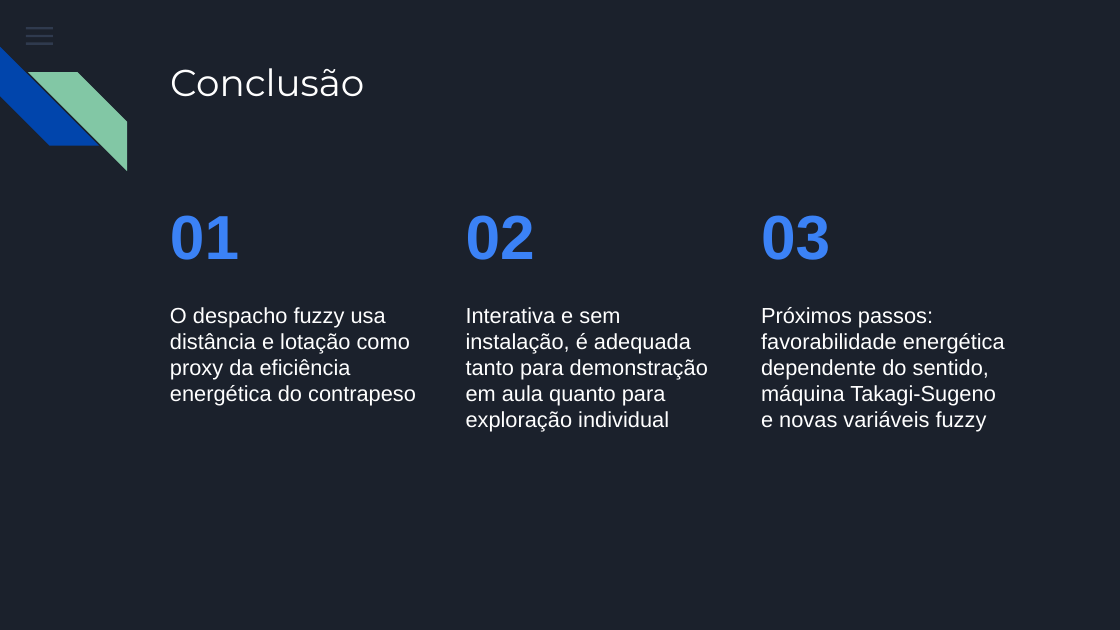
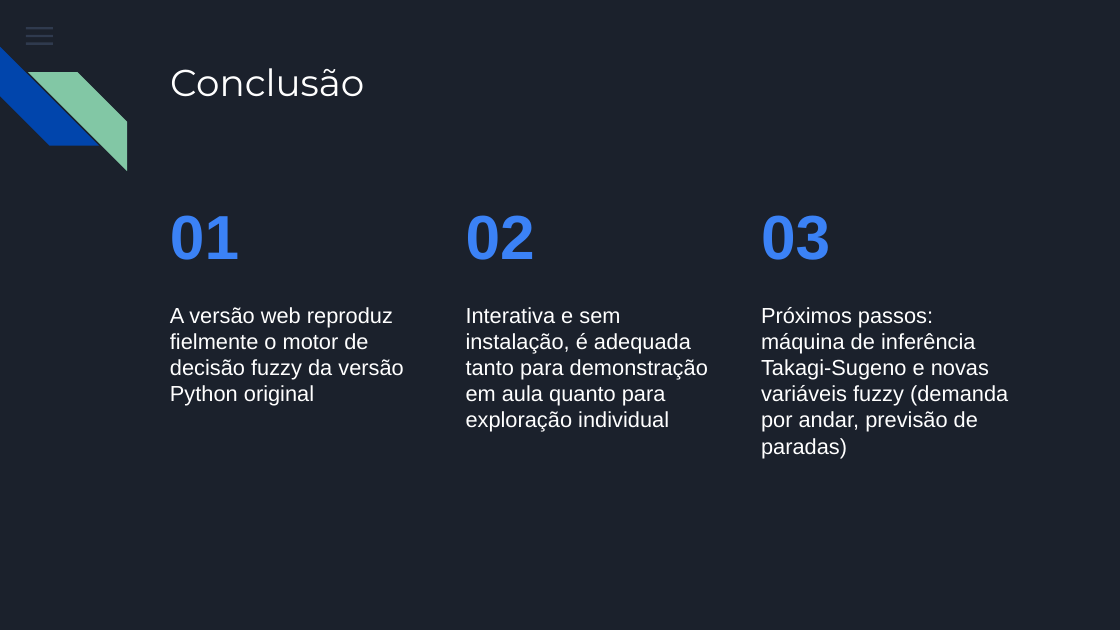
Before and after one commit to Henriqueanjos12/elevadores-fuzzy-web, a slide deck: slide 17 of Apresentacao_Elevadores_Fuzzy_Web.pptx. Drawn at 1120x630 pixels with LibreOffice and Linux fonts; fonts in the diff are those of the drawing. Boxes give left, top, right and bottom in pixels: in the first picture for what was removed or moved away, otherwise in the second. Text is boxed around its words. In the diff, an @@ line names an element or a change of style, - is before the commit and + after.

```diff
--- a/Apresentacao_Elevadores_Fuzzy_Web.pptx
+++ b/Apresentacao_Elevadores_Fuzzy_Web.pptx
@@ text at [170,307,403,406]: text changed @@
-O despacho fuzzy usa distância e lotação como proxy da eficiência energética do contrapeso
+A versão web reproduz fielmente o motor de decisão fuzzy da versão Python original
@@ text at [761,307,1008,458]: text changed @@
-Próximos passos: favorabilidade energética dependente do sentido, máquina Takagi-Sugeno e novas variáveis fuzzy
+Próximos passos: máquina de inferência Takagi-Sugeno e novas variáveis fuzzy (demanda por andar, previsão de paradas)
```
Also in this commit, not shown: 4 other slides changed.
